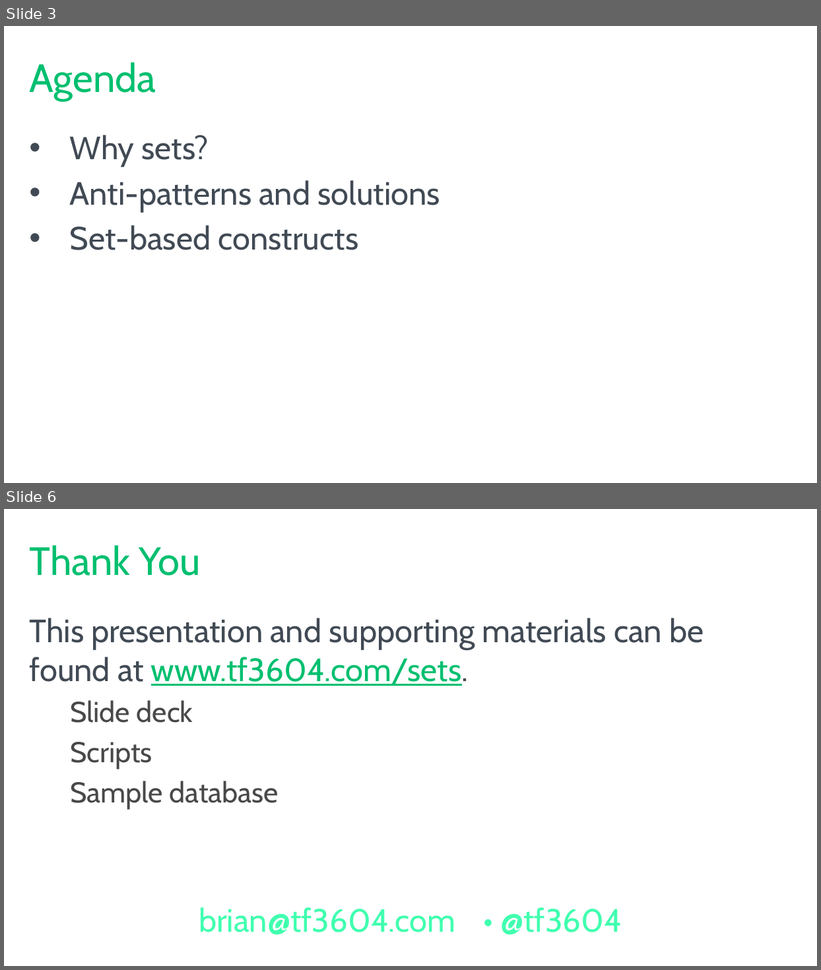
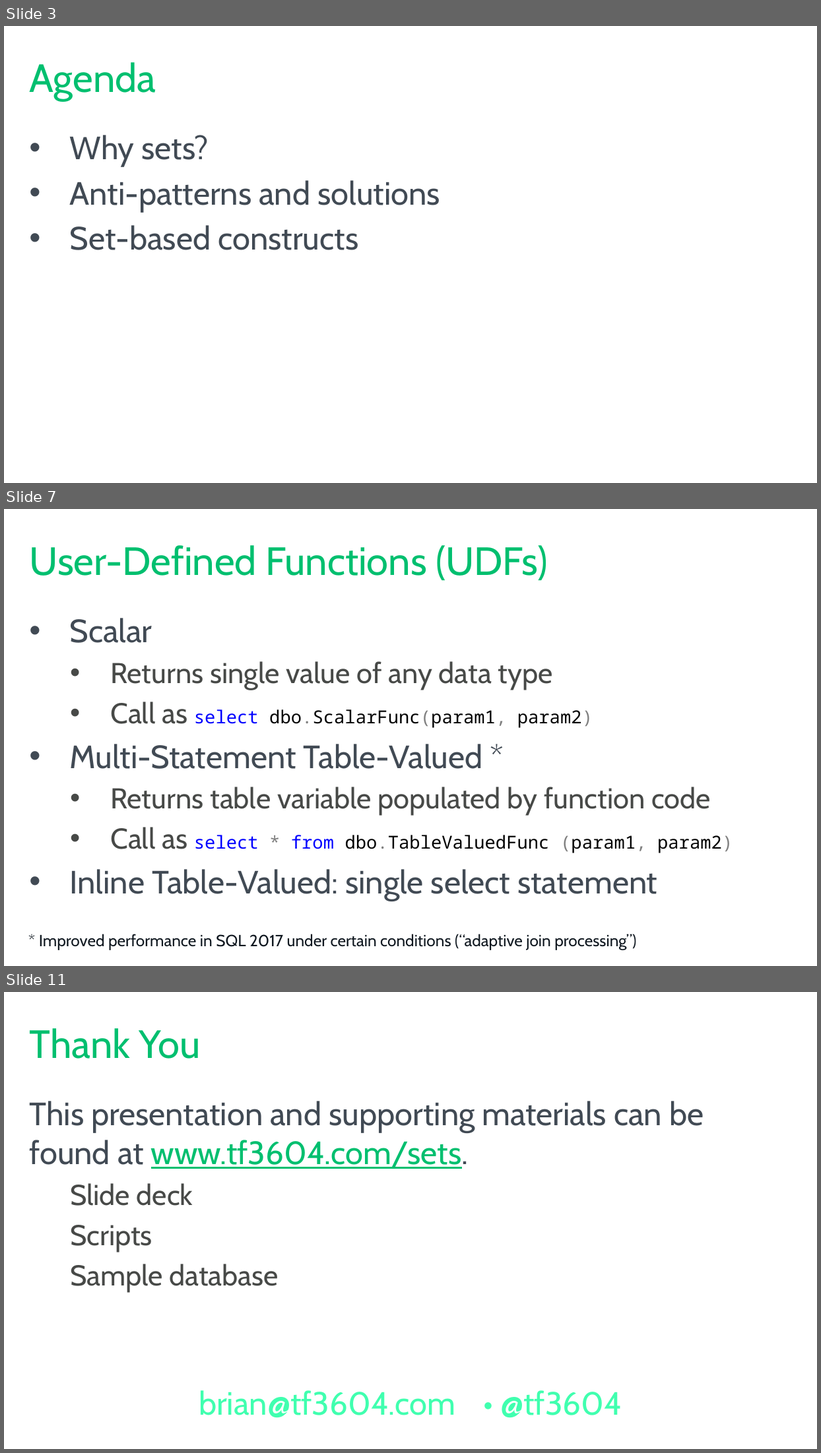
Before and after one commit to tf3604/SetMeUp, a slide deck: HowToThinkInSets.pptx. Shown one above the other, each under a label of ours: slides 3 and 6 before the commit, slides 3, 7 and 11 after it; the slides between them are not shown. The pictures are 821x970 and 821x1453 pixels, drawn with LibreOffice and Linux fonts; fonts in the diff are those of the drawing; background and template pictures are left out. Boxes give left, top, right and bottom in pixels: in the first picture for what was removed or moved away, otherwise in the second. Text is boxed around its words. In the diff, an @@ line names an element or a change of style, - is before the commit and + after.

```diff
--- a/HowToThinkInSets.pptx
+++ b/HowToThinkInSets.pptx
@@ slide 7 added at [4,509,817,966], background #FFFFFF @@
@@ title added at [30,545,547,580], 44 pt, text #00BF6F @@
+User-Defined Functions (UDFs)
@@ text added at [70,618,733,901], 32 pt, text #474947 @@
+• Scalar
+  • Returns single value of any data type
+  • Call as select dbo.ScalarFunc(param1, param2)
+• Multi-Statement Table-Valued *
+  • Returns table variable populated by function code
+  • Call as select * from dbo.TableValuedFunc (param1, param2)
+• Inline Table-Valued: single select statement
@@ text added at [39,934,636,951], 18 pt, text #101820 @@
+* Improved performance in SQL 2017 under certain conditions (“adaptive join processing”)
@@ what was slide 6 is now slide 11 @@
```
Also in this commit, not shown: 1 slide changed, 5 other slides added, 1 slide removed.
